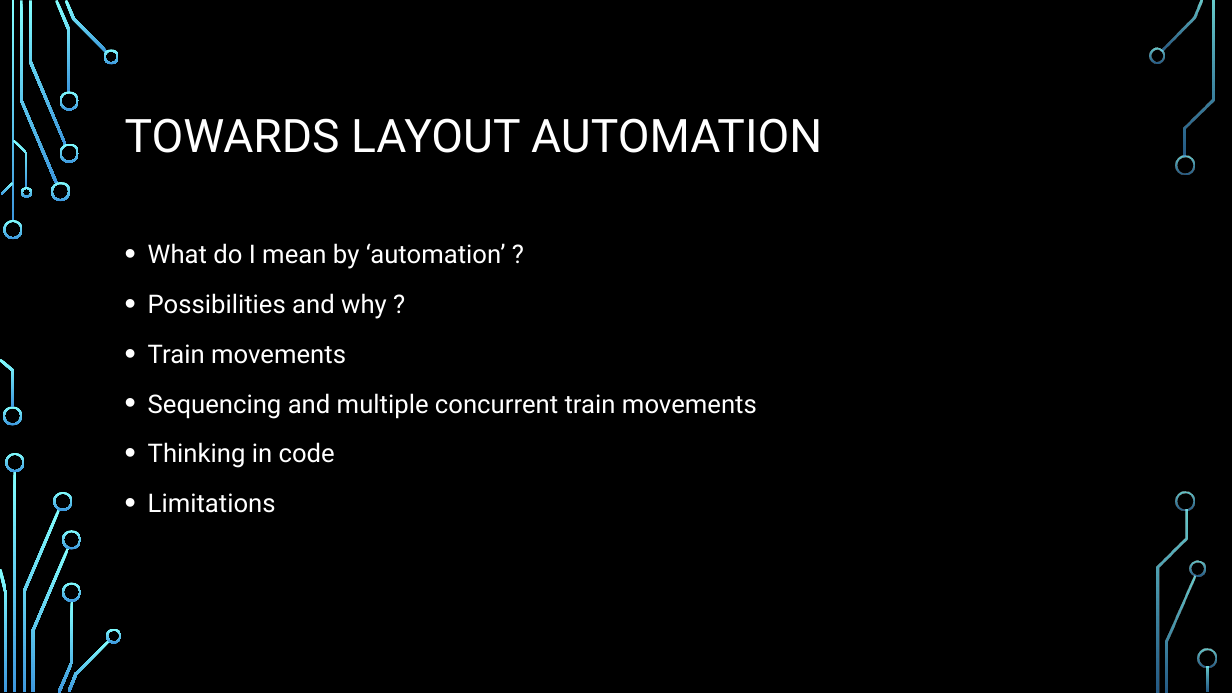
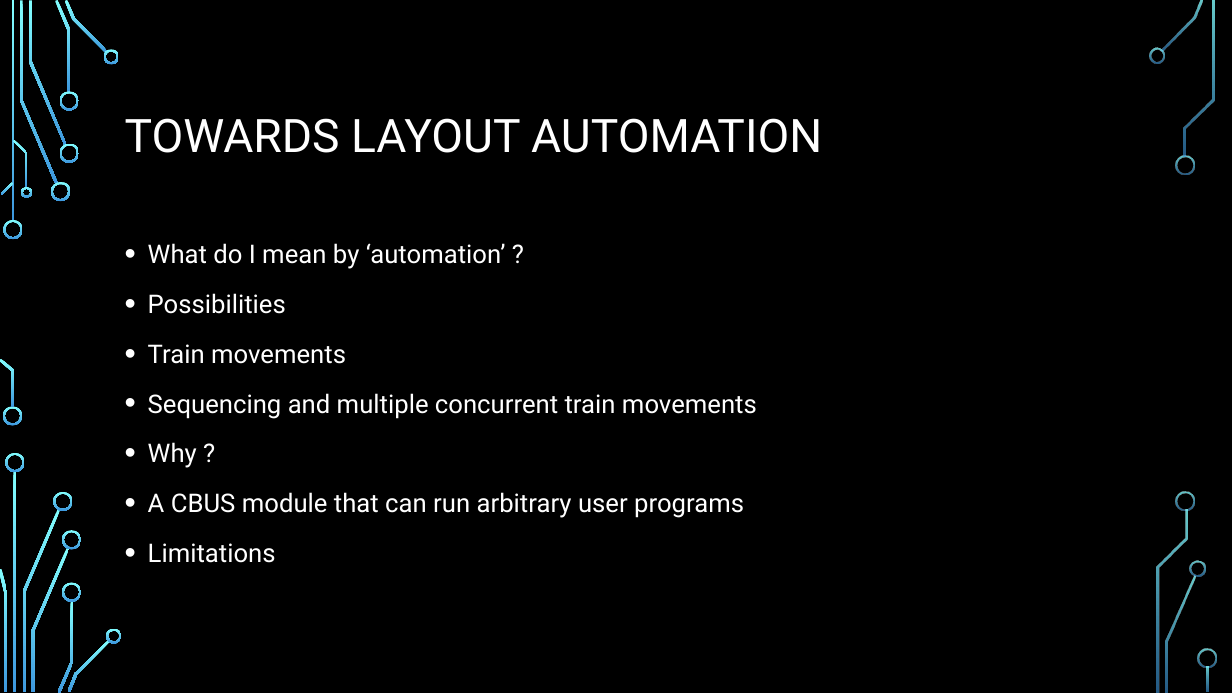
Before and after one commit to obdevel/CBUS-MicroPython-RP-Pico, a slide deck: slide 12 of Micropython Pico SIG presentation 0 1.pptx. Drawn at 1232x693 pixels with LibreOffice and Linux fonts; fonts in the diff are those of the drawing; background and template pictures are left out. Boxes give left, top, right and bottom in pixels: in the first picture for what was removed or moved away, otherwise in the second. Text is boxed around its words. In the diff, an @@ line names an element or a change of style, - is before the commit and + after.

```diff
--- a/Micropython Pico SIG presentation 0 1.pptx
+++ b/Micropython Pico SIG presentation 0 1.pptx
@@ text at [148, 293, 286, 314]: text changed @@
-• Possibilities and why ?
+• Possibilities
@@ text at [148, 442, 744, 518]: text changed @@
-• Thinking in code
+• Why ?
+• A CBUS module that can run arbitrary user programs
```
Also in this commit, not shown: 13 other files.
